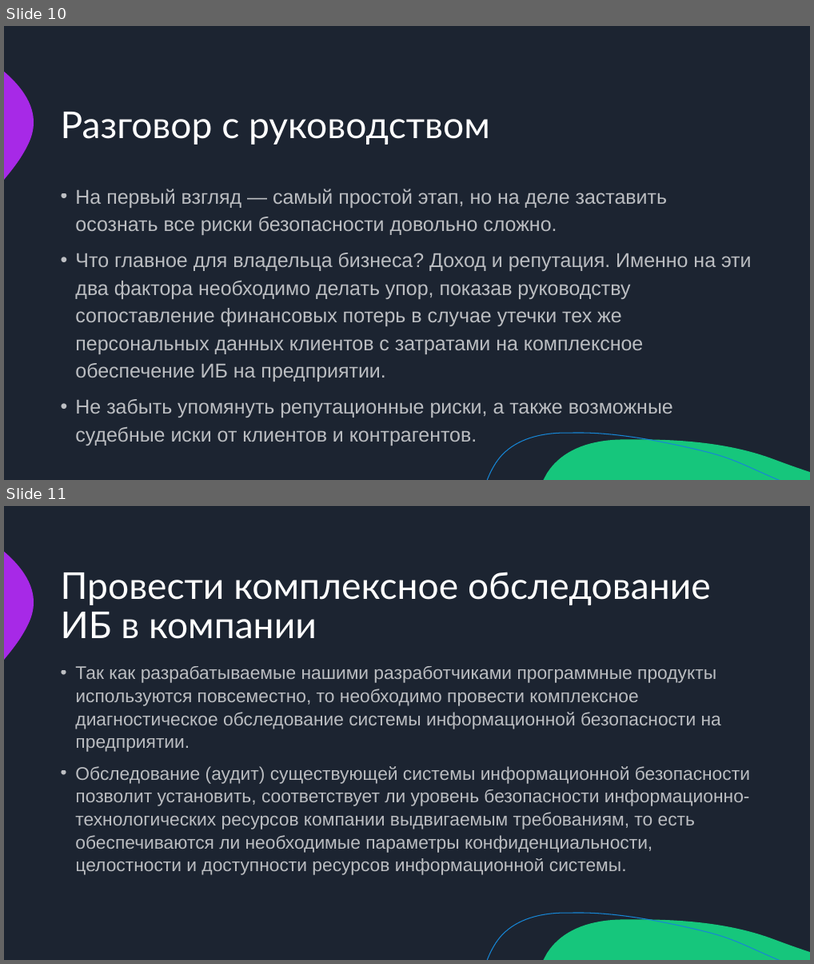
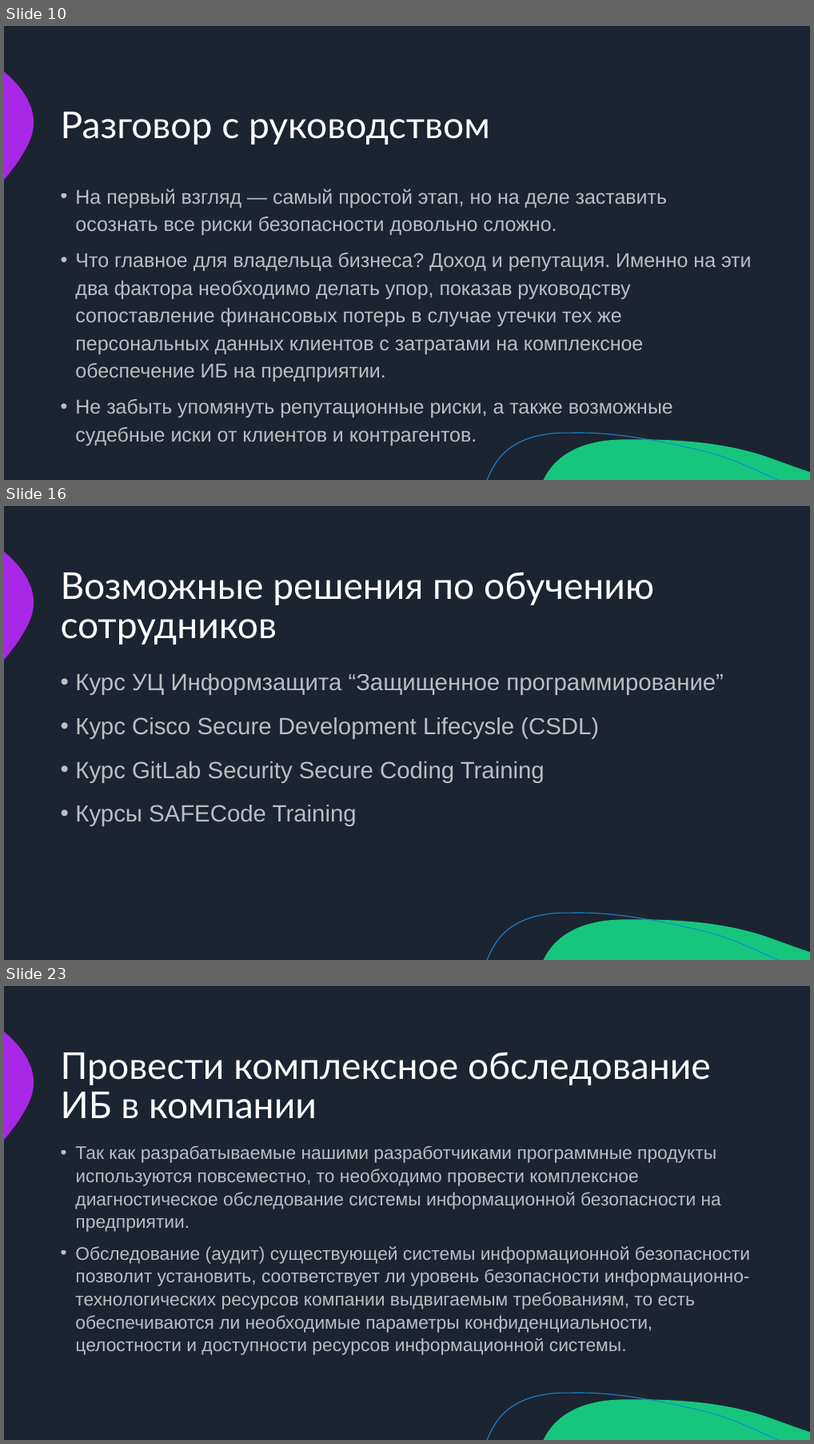
Before and after one commit to misterHush/pd, a slide deck: src/Овсянников_Презентация.pptx. Shown one above the other, each under a label of ours: slides 10 and 11 before the commit, slides 10, 16 and 23 after it; the slides between them are not shown. The pictures are 814x964 and 814x1444 pixels, drawn with LibreOffice and Linux fonts; fonts in the diff are those of the drawing. Boxes give left, top, right and bottom in pixels: in the first picture for what was removed or moved away, otherwise in the second. Text is boxed around its words. In the diff, an @@ line names an element or a change of style, - is before the commit and + after.

```diff
--- a/src/Овсянников_Презентация.pptx
+++ b/src/Овсянников_Презентация.pptx
@@ slide 16 added at bbox=[4, 506, 810, 960], background #1C2431; not listed: 3 template elements that a slide beside it also shows @@
@@ title added at bbox=[61, 572, 654, 644], 44 pt, text #FFFFFF @@
+Возможные решения по обучению сотрудников
@@ text added at bbox=[75, 673, 724, 826], 28 pt, text #FFFFFF at 70% opacity @@
+• Курс УЦ Информзащита “Защищенное программирование”
+• Курс Cisco Secure Development Lifecysle (CSDL)
+• Курс GitLab Security Secure Coding Training
+• Курсы SAFECode Training
@@ what was slide 11 is now slide 23 @@
```
Also in this commit, not shown: 4 slides changed, 11 other slides added.
